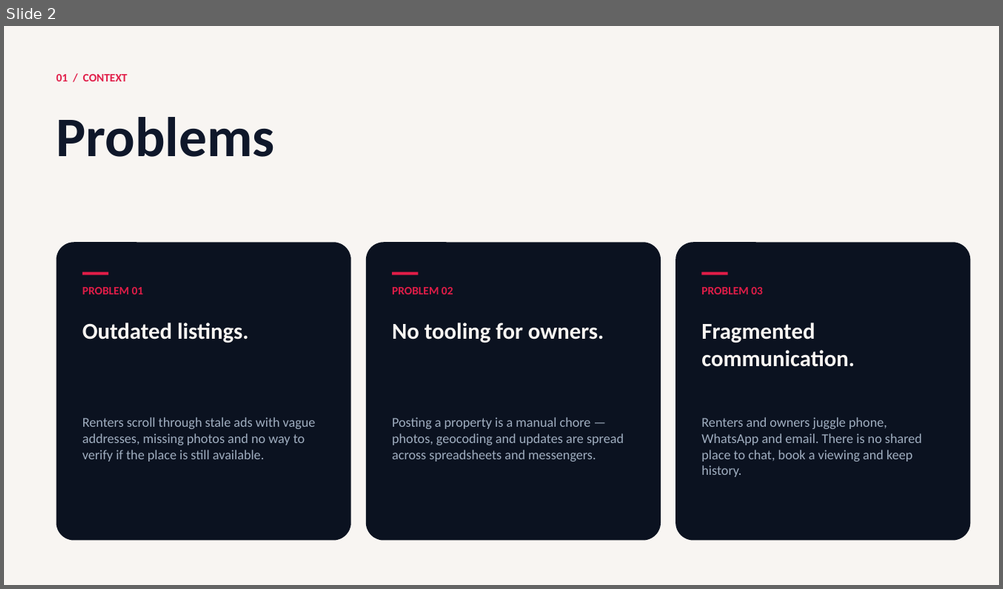
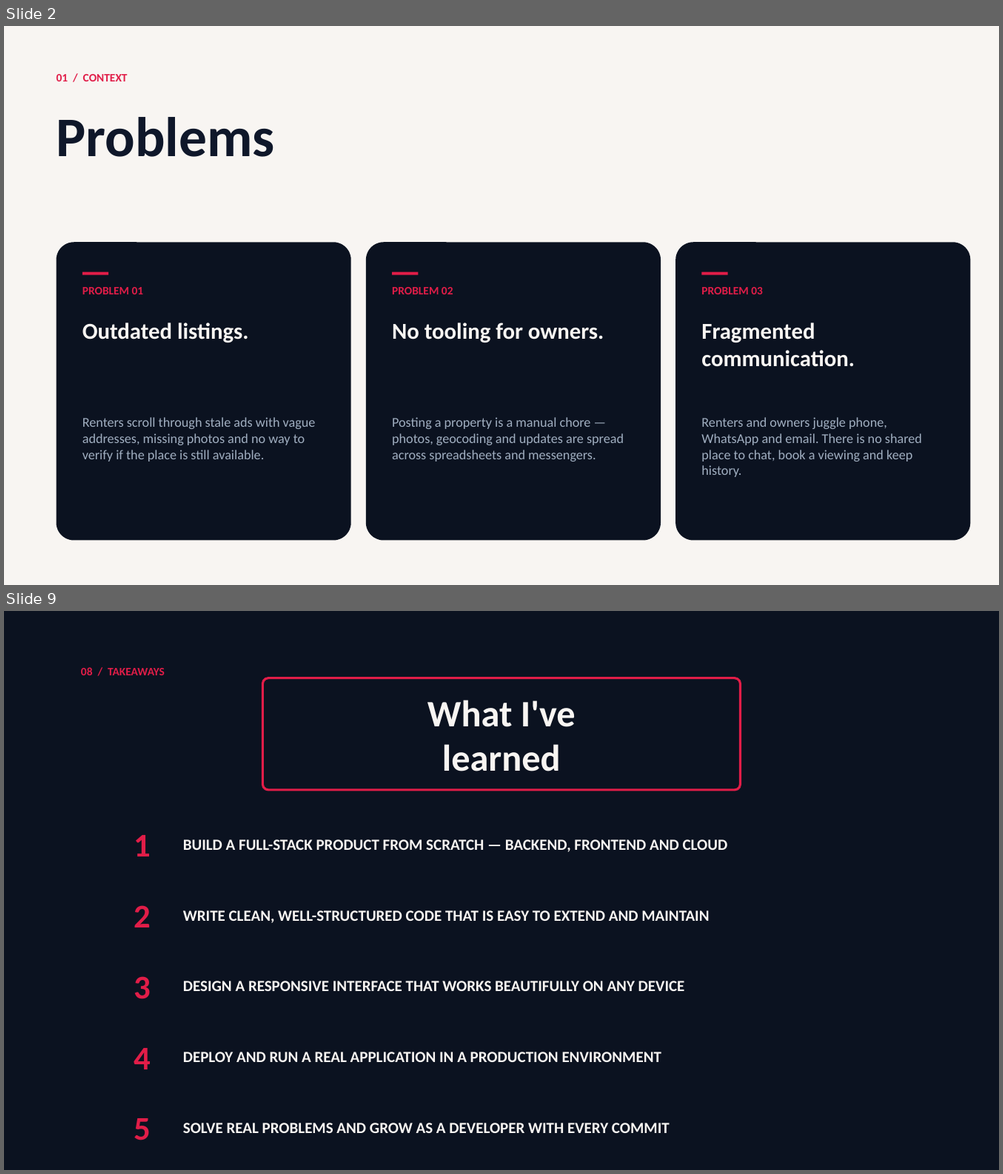
Before and after one commit to opoiasnik/FSA-BE, a slide deck: docs/presentation/FSA-Rental-Presentation.pptx. Shown one above the other, each under a label of ours: slide 2 before the commit, slides 2 and 9 after it; the slides between them are not shown. The pictures are 1003x589 and 1003x1174 pixels, drawn with LibreOffice and Linux fonts; fonts in the diff are those of the drawing. Boxes give left, top, right and bottom in pixels: in the first picture for what was removed or moved away, otherwise in the second. Text is boxed around its words. In the diff, an @@ line names an element or a change of style, - is before the commit and + after.

```diff
--- a/docs/presentation/FSA-Rental-Presentation.pptx
+++ b/docs/presentation/FSA-Rental-Presentation.pptx
@@ slide 9 added at (4, 611, 999, 1170), background #FFFFFF @@
@@ rectangle added at (4, 611, 999, 1170), fill #0B1220 @@
@@ text added at (81, 667, 165, 675), 11 pt, text #E11D48, bold @@
+08 / TAKEAWAYS
@@ rounded rectangle added at (263, 678, 740, 790), outline #E11D48 2.25 pt @@
@@ text added at (427, 700, 575, 772), 36 pt, text #F8F5F2, bold @@
+What I've
+learned
@@ text added at (134, 835, 151, 857), 32 pt, text #E11D48, bold @@
+1
@@ text added at (183, 840, 728, 852), 15 pt, text #F8F5F2, bold @@
+BUILD A FULL-STACK PRODUCT FROM SCRATCH — BACKEND, FRONTEND AND CLOUD
@@ text added at (134, 906, 151, 928), 32 pt, text #E11D48, bold @@
+2
@@ text added at (183, 911, 708, 923), 15 pt, text #F8F5F2, bold @@
+WRITE CLEAN, WELL-STRUCTURED CODE THAT IS EASY TO EXTEND AND MAINTAIN
@@ text added at (134, 977, 151, 999), 32 pt, text #E11D48, bold @@
+3
@@ text added at (183, 981, 685, 991), 15 pt, text #F8F5F2, bold @@
+DESIGN A RESPONSIVE INTERFACE THAT WORKS BEAUTIFULLY ON ANY DEVICE
@@ text added at (134, 1048, 151, 1070), 32 pt, text #E11D48, bold @@
+4
@@ text added at (183, 1052, 661, 1062), 15 pt, text #F8F5F2, bold @@
+DEPLOY AND RUN A REAL APPLICATION IN A PRODUCTION ENVIRONMENT
@@ text added at (134, 1119, 151, 1141), 32 pt, text #E11D48, bold @@
+5
@@ text added at (183, 1123, 669, 1133), 15 pt, text #F8F5F2, bold @@
+SOLVE REAL PROBLEMS AND GROW AS A DEVELOPER WITH EVERY COMMIT
```
Also in this commit, not shown: 6 slides changed, 2 other slides added, 3 slides removed, 11 other files.
